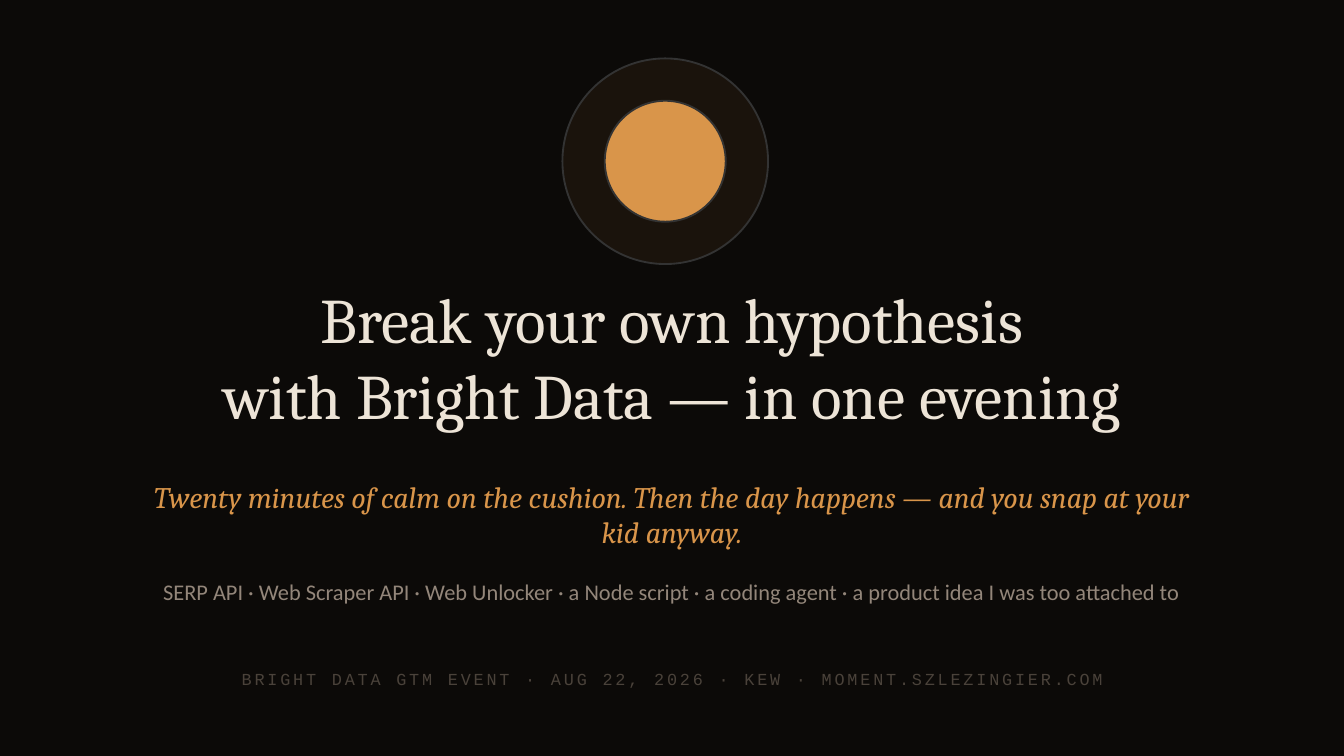
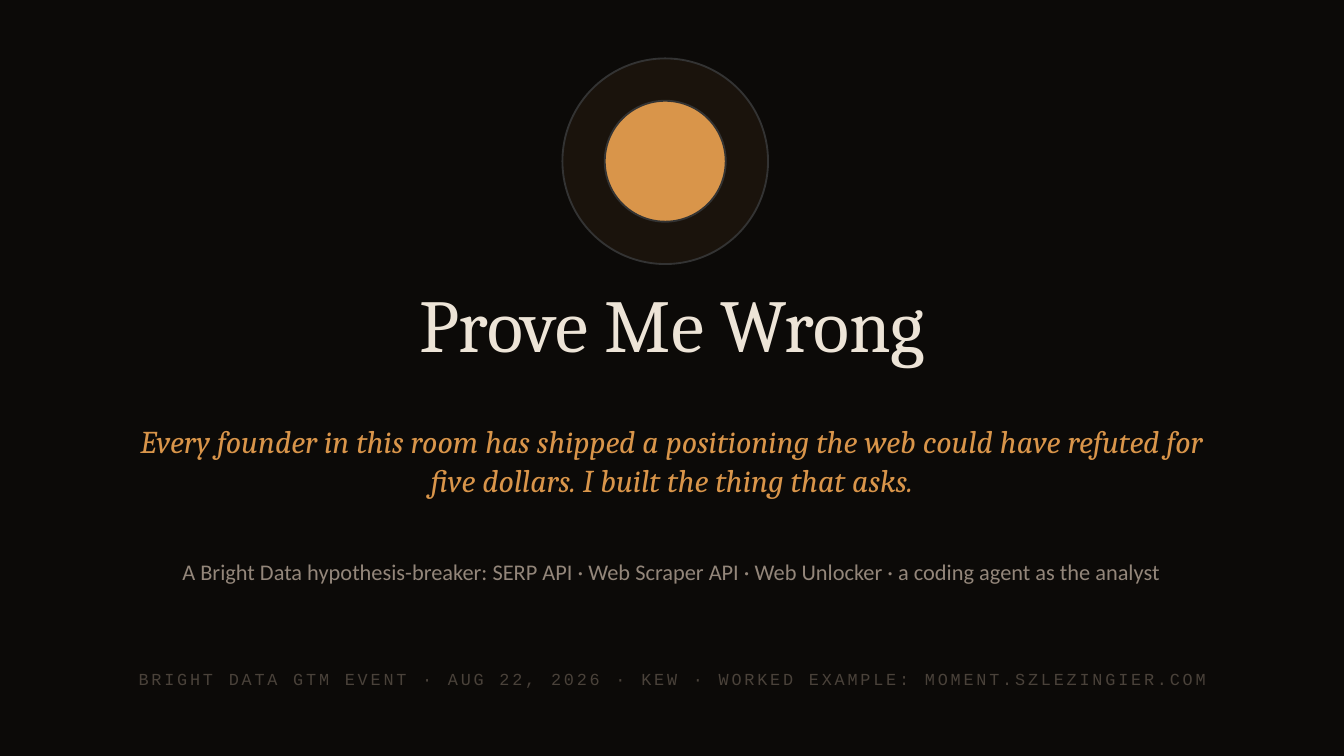
Before and after one commit to kewinzaq1/first-breath, a slide deck: slide 1 of docs/first-breath-how-it-works.pptx. Drawn at 1344x756 pixels with LibreOffice and Linux fonts; fonts in the diff are those of the drawing. Boxes give left, top, right and bottom in pixels: in the first picture for what was removed or moved away, otherwise in the second. Text is boxed around its words. In the diff, an @@ line names an element or a change of style, - is before the commit and + after.

```diff
--- a/docs/first-breath-how-it-works.pptx
+++ b/docs/first-breath-how-it-works.pptx
@@ text at (419,302,925,368): text changed; size 34 to 40 pt @@
-Break your own hypothesis
-with Bright Data — in one evening
+Prove Me Wrong
@@ text at (140,431,1202,499): text changed; size 16 to 17 pt @@
-Twenty minutes of calm on the cushion. Then the day happens — and you snap at your kid anyway.
+Every founder in this room has shipped a positioning the web could have refuted for five dollars. I built the thing that asks.
@@ text at (182,564,1159,584): text changed @@
-SERP API · Web Scraper API · Web Unlocker · a Node script · a coding agent · a product idea I was too attached to
+A Bright Data hypothesis-breaker: SERP API · Web Scraper API · Web Unlocker · a coding agent as the analyst
@@ text at (139,674,1206,688): text changed @@
-BRIGHT DATA GTM EVENT · AUG 22, 2026 · KEW · MOMENT.SZLEZINGIER.COM
+BRIGHT DATA GTM EVENT · AUG 22, 2026 · KEW · WORKED EXAMPLE: MOMENT.SZLEZINGIER.COM
```
Also in this commit, not shown: 5 other slides changed, 4 slides added, 4 slides removed, 19 other files.
